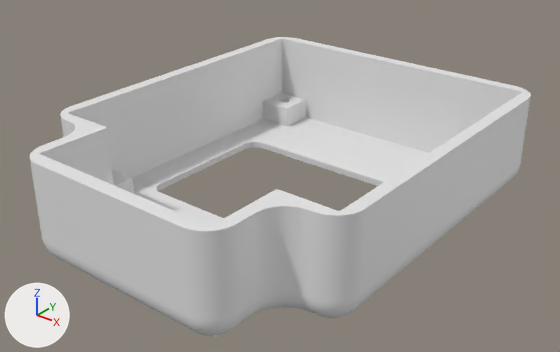
The Blender file 3dcase/source/obc_case_top.blend as it was, and as the next commit left it.
The view is the same before and after, from a 50 mm camera at (86.0, -60.6, 54.2) aimed at (23.8, 17.1, 6.0). The axes (+X, +Y, +Z) are drawn at lower left. The lights are the same throughout.

The older version as bpy lines, for what is in view:
```python
me_vert = bpy.data.meshes.new('Vert')
me_vert.from_pydata(...)  # 336 vertices, 180 faces; spans x -2.0..47.5, y -13.0..49.5, z 0.0..15.0
me_vert.polygons.foreach_set('use_smooth', [True] * 180)
ob_vert = bpy.data.objects.new('Vert', me_vert)
ob_vert.location = (0.0, 0.0, 0.0)
_vg = ob_vert.vertex_groups.new(name='TopHorizontalEdges')
_vg.add([128, 129, 130, 131, 132, 133, 134, 135, 201, 202, 204, 206], 1.0, 'REPLACE')
_vg = ob_vert.vertex_groups.new(name='VerticalEdges1')
_vg.add([128, 129, 130, 131, 132, 133, 155, 156, 157, 158, 159, 160], 1.0, 'REPLACE')
_vg = ob_vert.vertex_groups.new(name='VerticalEdges2')
_vg.add([134, 135, 161, 162], 1.0, 'REPLACE')
_vg = ob_vert.vertex_groups.new(name='ScreenEdges1')
_vg.add([136, 139, 144, 145], 1.0, 'REPLACE')
_vg = ob_vert.vertex_groups.new(name='ScreenEdges2')
_vg.add([137, 138, 143, 146], 1.0, 'REPLACE')
_m = ob_vert.modifiers.new('BevelVertical1', 'BEVEL')
_m.width = 4.0
_m.width_pct = 4.0
_m.segments = 14
_m.limit_method = 'VGROUP'
_m.vertex_group = 'VerticalEdges1'
_m = ob_vert.modifiers.new('BevelVertical2', 'BEVEL')
_m.width = 4.0
_m.width_pct = 4.0
_m.segments = 14
_m.limit_method = 'VGROUP'
_m.vertex_group = 'VerticalEdges2'
_m = ob_vert.modifiers.new('BevelTopHorizontal', 'BEVEL')
_m.width = 3.9
_m.width_pct = 3.9
_m.segments = 14
_m.limit_method = 'VGROUP'
_m.vertex_group = 'TopHorizontalEdges'
_m.use_clamp_overlap = False
_m = ob_vert.modifiers.new('ScreenBevel1', 'BEVEL')
_m.width = 2.0
_m.width_pct = 2.0
_m.segments = 14
_m.limit_method = 'VGROUP'
_m.vertex_group = 'ScreenEdges1'
_m = ob_vert.modifiers.new('ScreenBevel2', 'BEVEL')
_m.width = 2.0
_m.width_pct = 2.0
_m.segments = 14
_m.limit_method = 'VGROUP'
_m.vertex_group = 'ScreenEdges2'
```
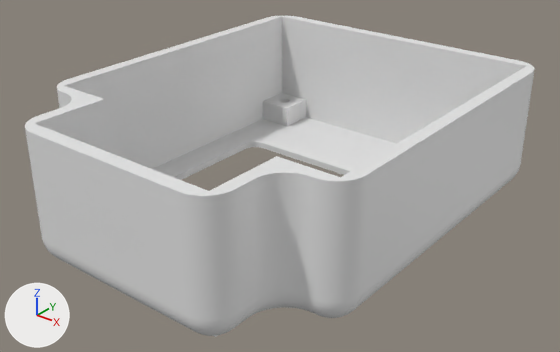
Commit message: 3dcase: top 4mm longer for screen window protector

What differs and where, as boxes [x1, y1, x2, y2] in the pictures (560 x 352 px):
'Vert', reshaped (7% taller)
    before: [30, 37, 531, 337]
    after: [25, 16, 535, 337]

Diff of the bpy script that builds the scene:
```diff
--- a/3dcase/source/obc_case_top.blend.py
+++ b/3dcase/source/obc_case_top.blend.py
@@ me_vert @@
 me_vert.from_pydata(...)  # 336 vertices, 180 faces; spans x -2.0..47.5, y -13.0..49.5, z 0.0..15.0
 # used by ob_vert; location = (0.0, 0.0, 0.0)
+# me_vert part 1: all 22 vertices in x -2.0..47.5, y -13.0..49.5, z 15.0 are moved by (0.0, 0.0, 4.0)
```
